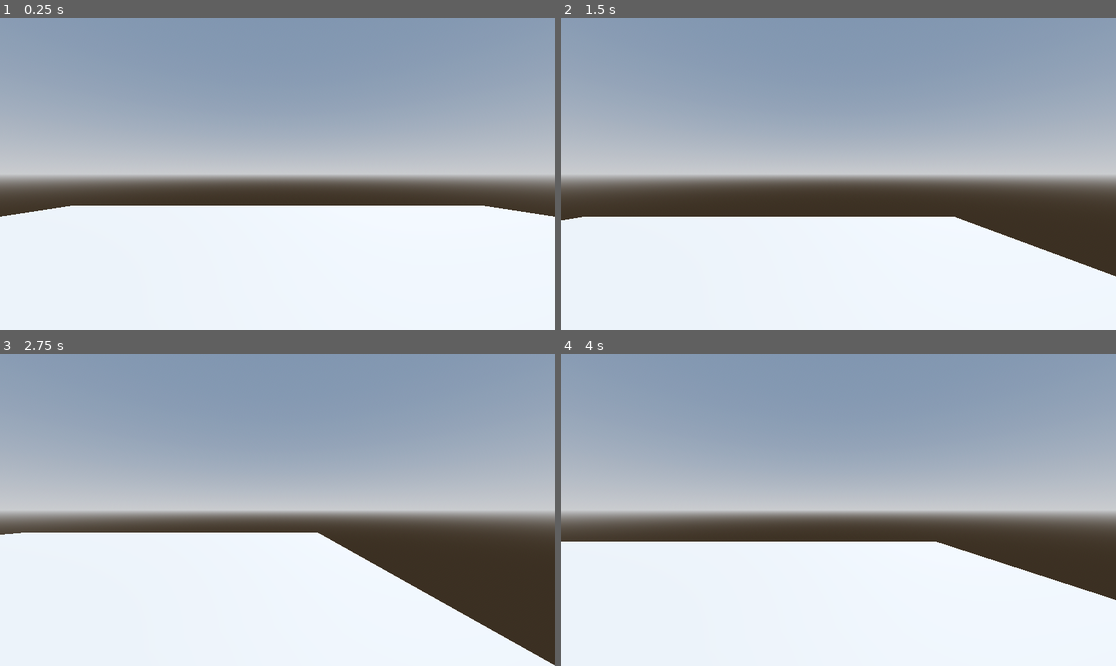
Above: before the commit, frames 1-4 (two rows, left to right).
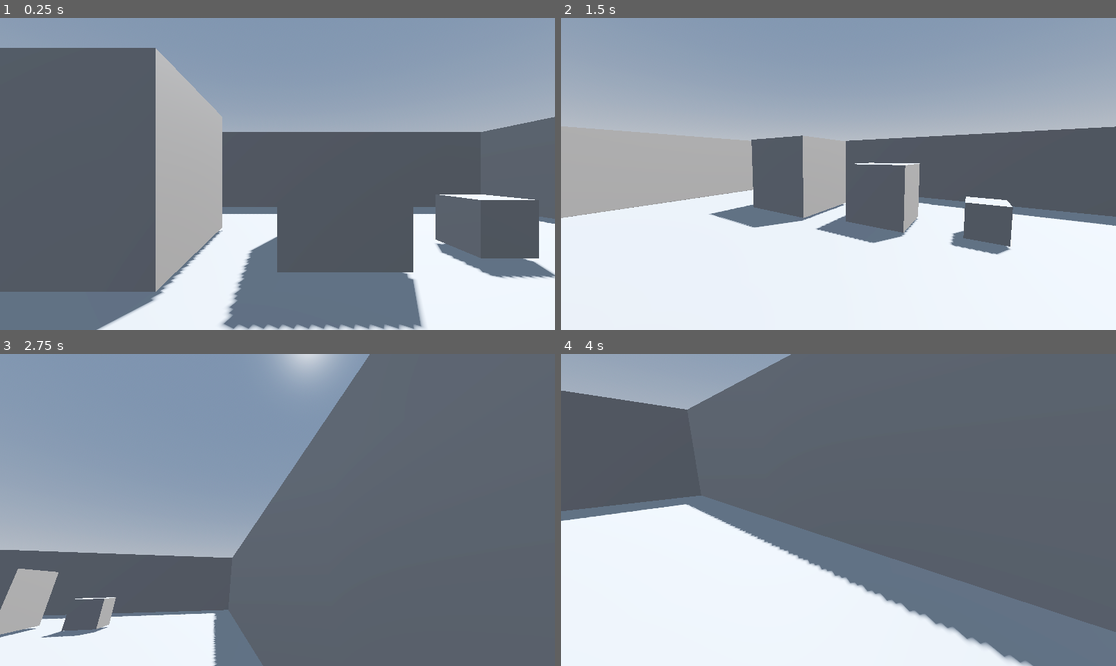
Above: after the commit, the same moments.

Repository: JonathanGzzBen/first-person-character-controller-godot
Game: Godot game, scene res://world.tscn
Two runs of this game, one before a commit and one after it. Both use one fixed random seed, a clock stepped at 60 frames per second and the inputs below.
Inputs (mouse positions are in pixels of both pictures, inside the frame that each line leads up to):
- Up to frame 1 (0.25 s): no input
- Up to frame 2 (1.5 s): tap Enter at 0.5 s; move the mouse to (960, 158) at 0.52 s; hold D (right) 0.53-1.28 s; tap Space (jump) at 0.77 s; move the mouse to (727, 189) at 1.27 s; hold S (backward) from 1.28 s (still down)
- Up to frame 3 (2.75 s): tap Space (jump) at 1.52 s; move the mouse to (333, 441) at 2.02 s; release S (backward) at 2.03 s; hold D (right) from 2.03 s (still down)
- Up to frame 4 (4 s): move the mouse to (810, 572) at 2.77 s; release D (right) at 2.78 s; hold W (forward) 2.78-3.53 s; tap Space (jump) at 3.02, 3.77 s; move the mouse to (1005, 556) at 3.52 s; hold A (left) from 3.53 s (still down)

The runs differ from the first frame. In frame 1, 60% of the frame differs, in the area x 0-100%, y 9-100%; in frame 2, 28%; in frame 3, 75%, in the area x 0-100%, y 0-100%; in frame 4, 71%.

Commit message:
Add camera movement and obstacles

Diff:
--- a/player.gd
+++ b/player.gd
@@ -3,6 +3,20 @@
 
 const SPEED = 5.0
 const JUMP_VELOCITY = 4.5
+const CAMERA_SENSITIVITY = 0.0025
+
+@onready var head: Node3D = $Head
+@onready var camera: Camera3D = $Head/Camera3D
+
+
+func _ready() -> void:
+	Input.set_mouse_mode(Input.MOUSE_MODE_CAPTURED)
+
+func _unhandled_input(event: InputEvent) -> void:
+	if event is InputEventMouseMotion:
+		head.rotate_y(-event.relative.x * CAMERA_SENSITIVITY)
+		camera.rotate_x(-event.relative.y * CAMERA_SENSITIVITY)
+		camera.rotation.x = clamp(camera.rotation.x, deg_to_rad(-40), deg_to_rad(60))
 
 
 func _physics_process(delta: float) -> void:
@@ -17,12 +31,13 @@
 	# Get the input direction and handle the movement/deceleration.
 	# As good practice, you should replace UI actions with custom gameplay actions.
 	var input_dir := Input.get_vector("left", "right", "forward", "backward")
-	var direction := (transform.basis * Vector3(input_dir.x, 0, input_dir.y)).normalized()
+
+	var direction := (head.transform.basis * Vector3(input_dir.x, 0, input_dir.y)).normalized()
 	if direction:
 		velocity.x = direction.x * SPEED
 		velocity.z = direction.z * SPEED
 	else:
-		velocity.x = move_toward(velocity.x, 0, SPEED)
-		velocity.z = move_toward(velocity.z, 0, SPEED)
+		velocity.x = 0.0
+		velocity.z = 0.0
 
 	move_and_slide()
--- a/world.tscn
+++ b/world.tscn
@@ -29,10 +29,6 @@
 [node name="WorldEnvironment" type="WorldEnvironment" parent="."]
 environment = SubResource("Environment_tlwt5")
 
-[node name="CSGBox3D" type="CSGBox3D" parent="."]
-use_collision = true
-size = Vector3(20, 0.01, 20)
-
 [node name="Player" type="CharacterBody3D" parent="."]
 transform = Transform3D(1, 0, 0, 0, 1, 0, 0, 0, 1, 0, 1.03275, 0)
 script = ExtResource("1_f3sb7")
@@ -47,3 +43,44 @@
 transform = Transform3D(1, 0, 0, 0, 1, 0, 0, 0, 1, 0, 0.562349, 0)
 
 [node name="Camera3D" type="Camera3D" parent="Player/Head"]
+
+[node name="Ground" type="CSGBox3D" parent="."]
+use_collision = true
+size = Vector3(20, 0.01, 20)
+
+[node name="Obstacles" type="Node3D" parent="."]
+transform = Transform3D(1, 0, 0, 0, 1, 0, 0, 0, 1, 0, 1.5951, 0)
+
+[node name="CSGBox3D" type="CSGBox3D" parent="Obstacles"]
+transform = Transform3D(3, 0, 0, 0, 3, 0, 0, 0, 3, -3, 0, -4)
+use_collision = true
+
+[node name="CSGBox3D2" type="CSGBox3D" parent="Obstacles"]
+transform = Transform3D(2, 0, 0, 0, 2, 0, 0, 0, 2, 1, -0.5, -4)
+use_collision = true
+
+[node name="CSGBox3D3" type="CSGBox3D" parent="Obstacles"]
+transform = Transform3D(1, 0, 0, 0, 1, 0, 0, 0, 1, 4, -1, -4)
+use_collision = true
+
+[node name="Walls" type="Node3D" parent="."]
+
+[node name="CSGBox3D" type="CSGBox3D" parent="Walls"]
+transform = Transform3D(1, 0, 0, 0, 1, 0, 0, 0, 1, 0, 1.5, -10)
+use_collision = true
+size = Vector3(21, 4, 1)
+
+[node name="CSGBox3D2" type="CSGBox3D" parent="Walls"]
+transform = Transform3D(1, 0, 0, 0, 1, 0, 0, 0, 1, 0, 1.5, 10)
+use_collision = true
+size = Vector3(21, 4, 1)
+
+[node name="CSGBox3D3" type="CSGBox3D" parent="Walls"]
+transform = Transform3D(-4.37114e-08, 0, 1, 0, 1, 0, -1, 0, -4.37114e-08, -10, 1.5, 4.37114e-07)
+use_collision = true
+size = Vector3(21, 4, 1)
+
+[node name="CSGBox3D4" type="CSGBox3D" parent="Walls"]
+transform = Transform3D(-4.37114e-08, 0, 1, 0, 1, 0, -1, 0, -4.37114e-08, 10, 1.5, -4.37114e-07)
+use_collision = true
+size = Vector3(21, 4, 1)
